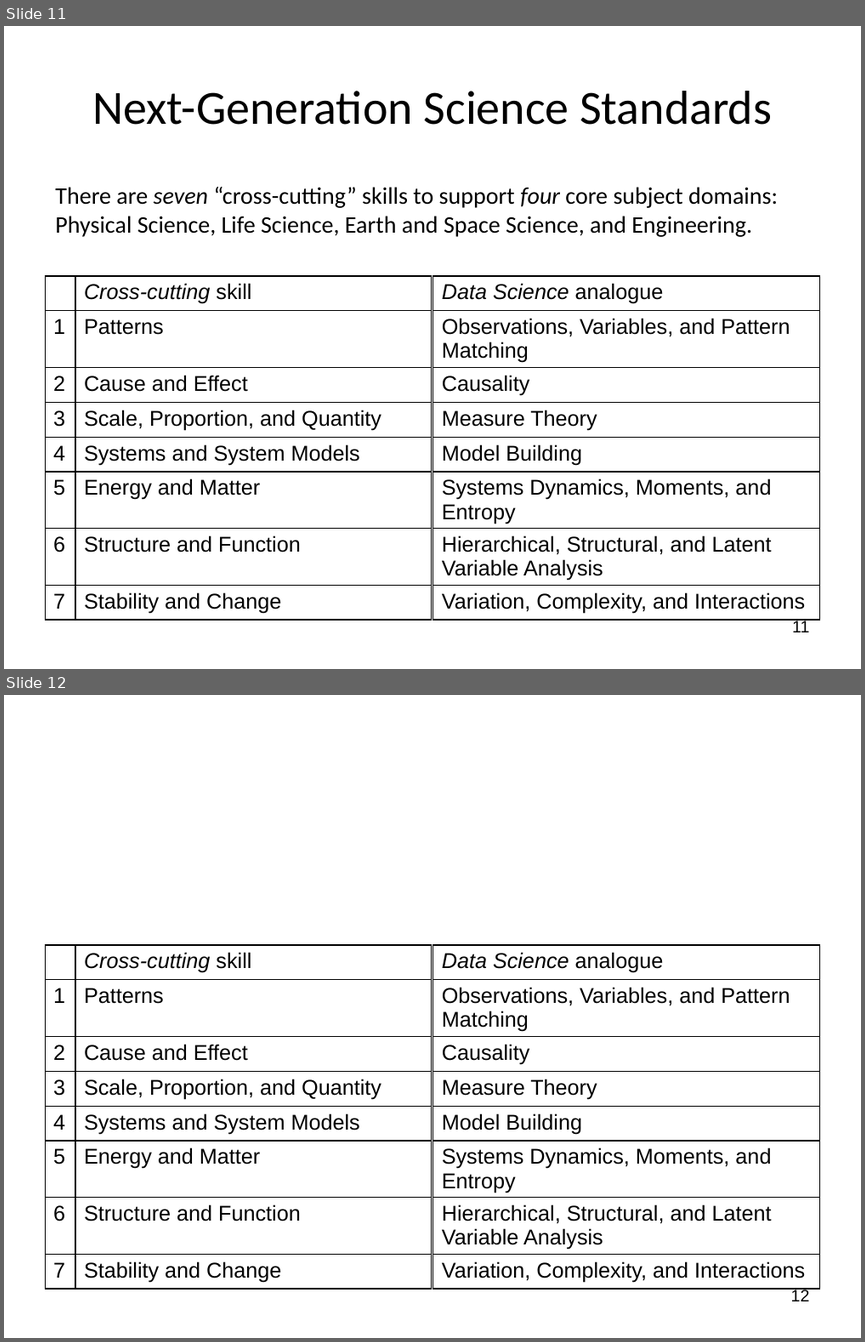
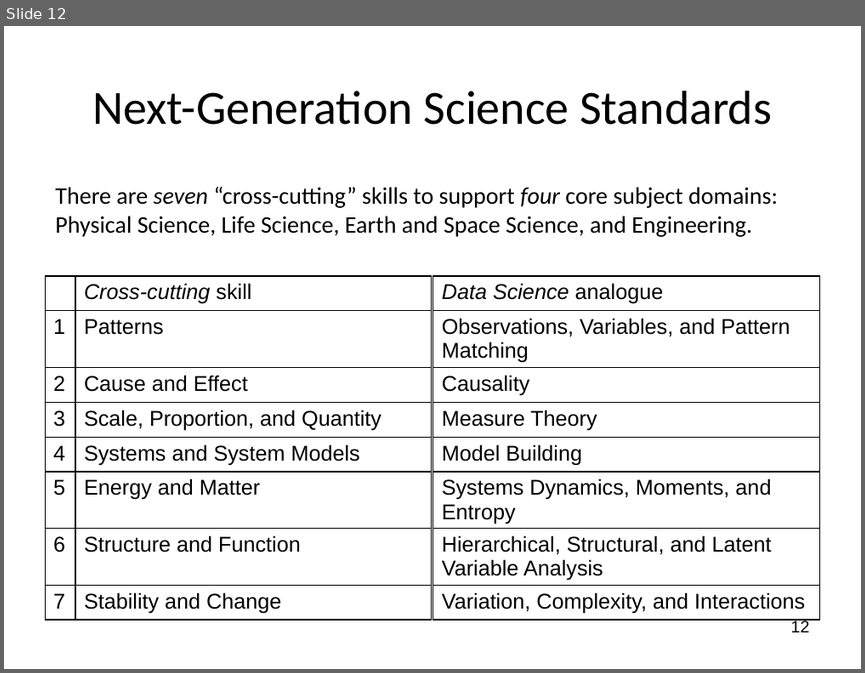
Before and after one commit to wsphd/datajam2018, a slide deck: dj2018.pptx. Shown one above the other, each under a label of ours: slides 11 and 12 before the commit, slide 12 after it. The pictures are 865x1342 and 865x673 pixels, drawn with LibreOffice and Linux fonts; fonts in the diff are those of the drawing. Boxes give left, top, right and bottom in pixels: in the first picture for what was removed or moved away, otherwise in the second. Text is boxed around its words. In the diff, an @@ line names an element or a change of style, - is before the commit and + after.

```diff
--- a/dj2018.pptx
+++ b/dj2018.pptx
@@ slide 12 removed at <box>4,695,861,1338</box>, background #FFFFFF @@
@@ table removed at <box>45,945,432,1299</box>, 8 rows, 2 columns @@
- | Cross-cutting skill
-1 | Patterns
-2 | Cause and Effect
-3 | Scale, Proportion, and Quantity
-4 | Systems and System Models
-5 | Energy and Matter
-6 | Structure and Function
-7 | Stability and Change
@@ table removed at <box>433,945,820,1299</box>, 8 rows, 1 columns @@
-Data Science analogue
-Observations, Variables, and Pattern Matching
-Causality
-Measure Theory
-Model Building
-Systems Dynamics, Moments, and Entropy
-Hierarchical, Structural, and Latent Variable Analysis
-Variation, Complexity, and Interactions
@@ page number removed at <box>791,1287,810,1301</box> @@
-12
@@ what was slide 11 is now slide 12 @@
@@ page number at <box>791,618,810,632</box>: text changed @@
-11
+12
```
Also in this commit, not shown: 4 slides changed, 1 other slide removed, 1 other file.
